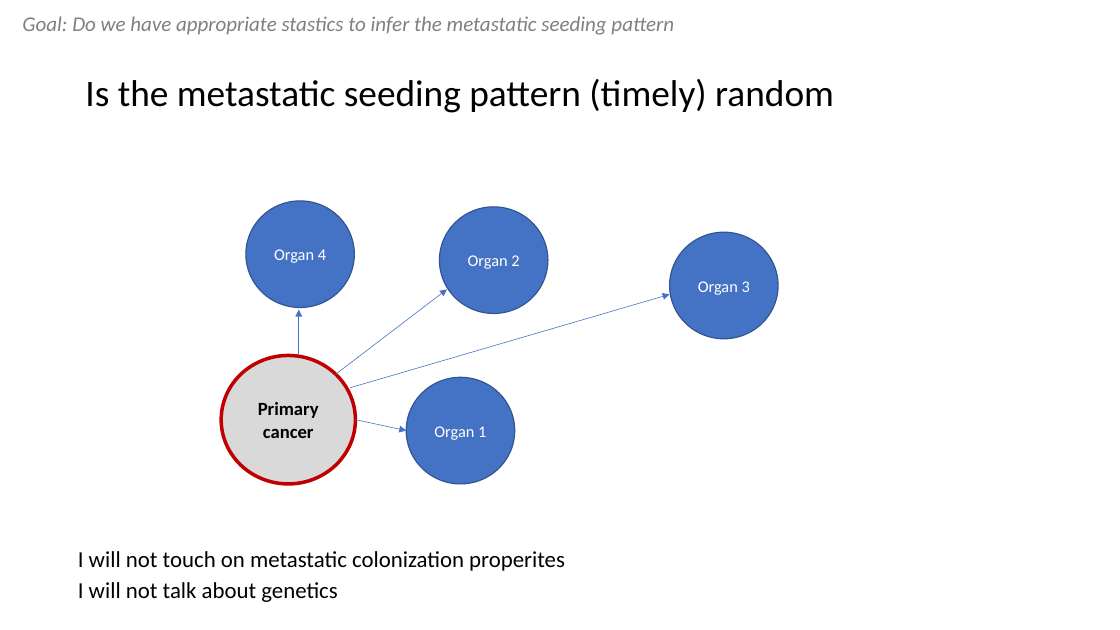
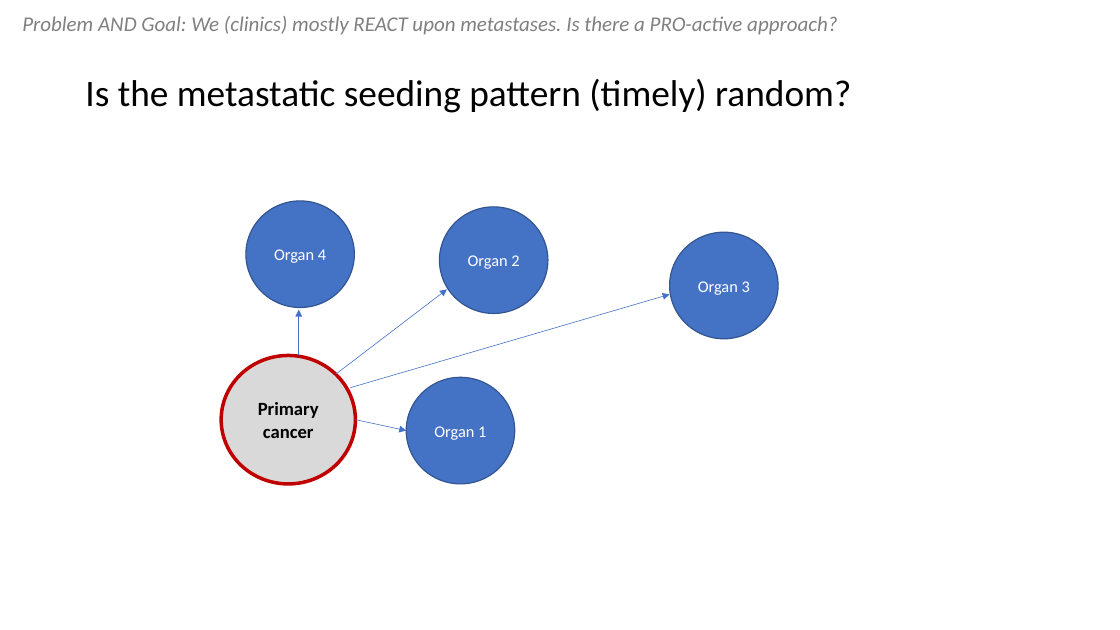
Before and after one commit to chris-kreitzer/Tropism-Timing, a slide deck: slide 4 of Tropism_Timing.pptx (slide 3 before the commit). Drawn at 1120x630 pixels with LibreOffice and Linux fonts; fonts in the diff are those of the drawing. Boxes give left, top, right and bottom in pixels: in the first picture for what was removed or moved away, otherwise in the second. Text is boxed around its words. In the diff, an @@ line names an element or a change of style, - is before the commit and + after.

```diff
--- a/Tropism_Timing.pptx
+++ b/Tropism_Timing.pptx
@@ text at (22, 16, 837, 35): text changed @@
-Goal: Do we have appropriate stastics to infer the metastatic seeding pattern
+Problem AND Goal: We (clinics) mostly REACT upon metastases. Is there a PRO-active approach?
@@ title at (85, 79, 851, 113): text changed @@
-Is the metastatic seeding pattern (timely) random
+Is the metastatic seeding pattern (timely) random?
@@ text removed at (78, 551, 565, 602) @@
-I will not touch on metastatic colonization properites
-I will not talk about genetics
```
Also in this commit, not shown: 8 other slides changed, 5 slides added, 3 slides removed.
